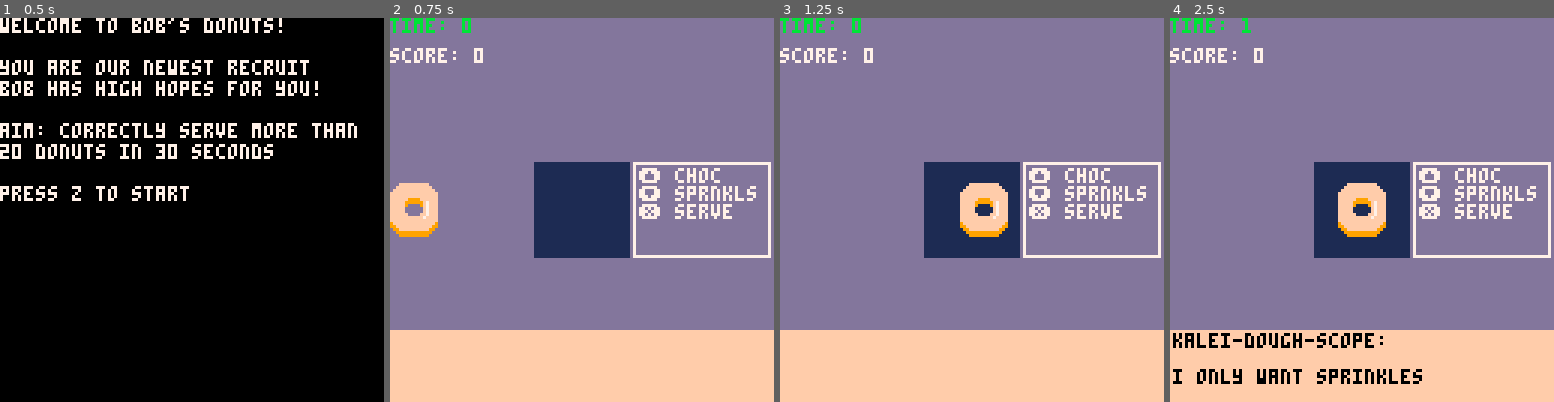
Above: before the commit, frames 1-4 (left to right).
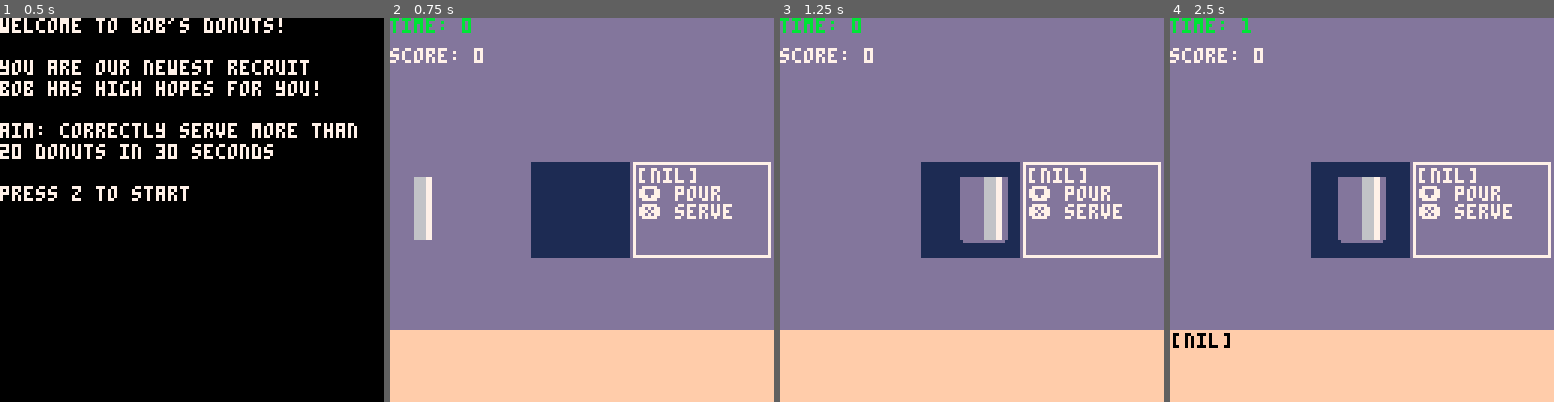
Above: after the commit, the same moments.

Repository: shen-sat/cook
Game: PICO-8 cartridge cook.p8
Same seed, same stepped clock (60 frames per second), same inputs: the game is played once before the commit and once after it.
Inputs:
- Up to frame 1 (0.5 s): tap X (X key) at 0.33 s
- Up to frame 2 (0.75 s): tap O (Z key) at 0.7 s
- Up to frame 3 (1.25 s): tap X (X key) at 1.07 s
- Up to frame 4 (2.5 s): tap O (Z key) at 1.7, 2.1 s; tap X (X key) at 1.85 s; hold Up 2.15-2.42 s

Frame 1 is identical in both runs. In frame 2, 2.4% of the frame differs, in the area x 0-96%, y 37-63%; in frame 3, 2.9%; in frame 4, 4.8%, in the area x 0-96%, y 37-96%.

Commit message:
start adding make_coke

Diff:
--- a/cook.p8
+++ b/cook.p8
@@ -53,7 +53,8 @@
   score = 0
   timer = 0
 
-  food = make_donut()
+  -- food = make_donut()
+  food = make_coke()
   food:assign_order()
 
   game.update = level_update
@@ -75,13 +76,71 @@
    print('time: '..flr(timer),0,0,8)
   end
   print('score: '..score,0,10,7)
-  rectfill(48,48,48 + 32 -1,48 + 32 -1,1) --stage
+  rectfill(47,48,48 + 32 -1,48 + 32 -1,1) --stage
   -- line(0,63,63,63,0)
   -- line(63,63,63,127,0)
   rectfill(0,104,127,127,15) --order text
   food:draw()
   if food.is_staged then print(food.order.order_text,1,105,0) end--order text
   instructions:draw()
+end
+
+function make_coke()
+  local d = {
+    attrs = {
+     fill = 0
+    },
+    x = 0,
+    y = 64 - (24/2),
+    center_x = function(self)
+     return self.x + (self.width/2)
+    end,
+    width = 16,
+    height = 19,
+    is_staged = false,
+    assign_order = function(self)
+     self.order = make_coke():attach_order()
+    end,
+    attach_order = function(self)
+      self.attrs.fill = 4
+      return self
+    end,
+    update = function(self)
+      if self.is_staged then
+       if btnp(3) then self.attrs.fill += 1 end
+       if btnp(5) then
+         if self:matches_order() then score += 1 end
+         food = make_coke()
+         food:assign_order()
+       end
+      elseif self:center_x() > 64 then
+       self.is_staged = true
+       self.x = 64 - (self.width/2)
+      else
+       self.x += 4
+      end
+    end,
+    draw = function(self)
+      spr(1,self.x,self.y,1,3)
+      spr(1,self.x + (self.width/2),self.y,1,3,true,false)
+      rectfill(self.x + 8,self.y + 1,self.x + 8 + 3,self.y + 3 + 18,6)
+      rectfill(self.x + 8 + 3 + 1,self.y + 1,self.x + 8 + 3 + 2,self.y + 3 + 18,7)
+    end,
+    instructions = {
+      down = '⬇️ pour'
+    },
+    matches_order = function(self)
+      local result = true
+      for k, v in pairs(self.attrs) do
+       if self.order.attrs[k] != self.attrs[k] then
+        result = false
+        break
+       end
+      end
+      return result
+    end
+  }
+  return d
 end
 
 function make_donut()
Not shown, changed: 22 lines of the sprite sheet (__gfx__) section of cook.p8
